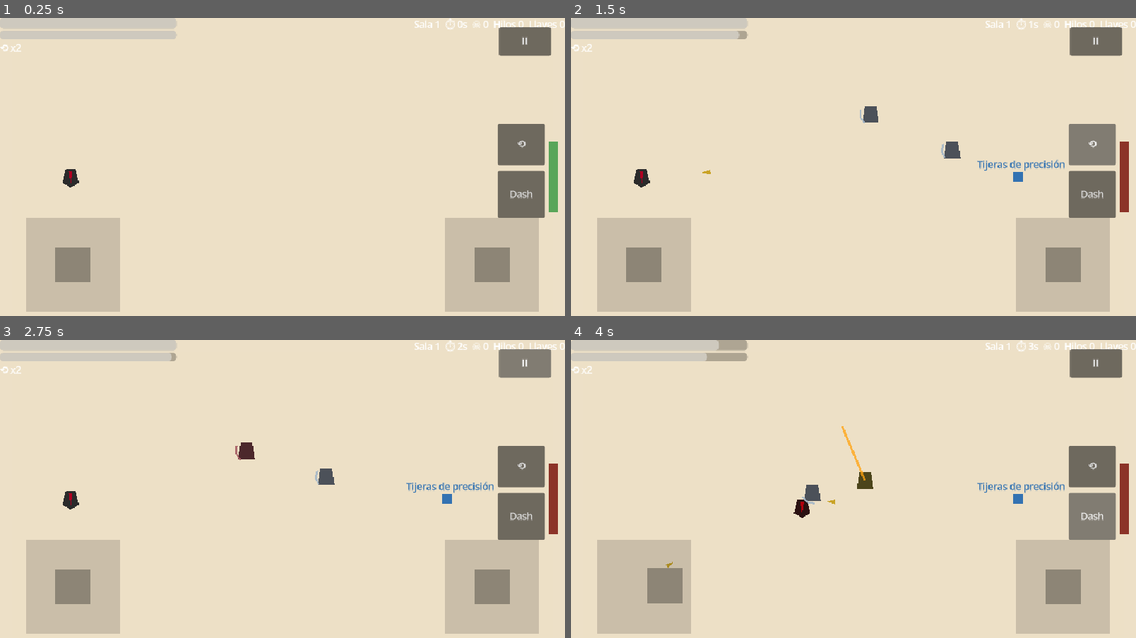
Above: before the commit, frames 1-4 (two rows, left to right).
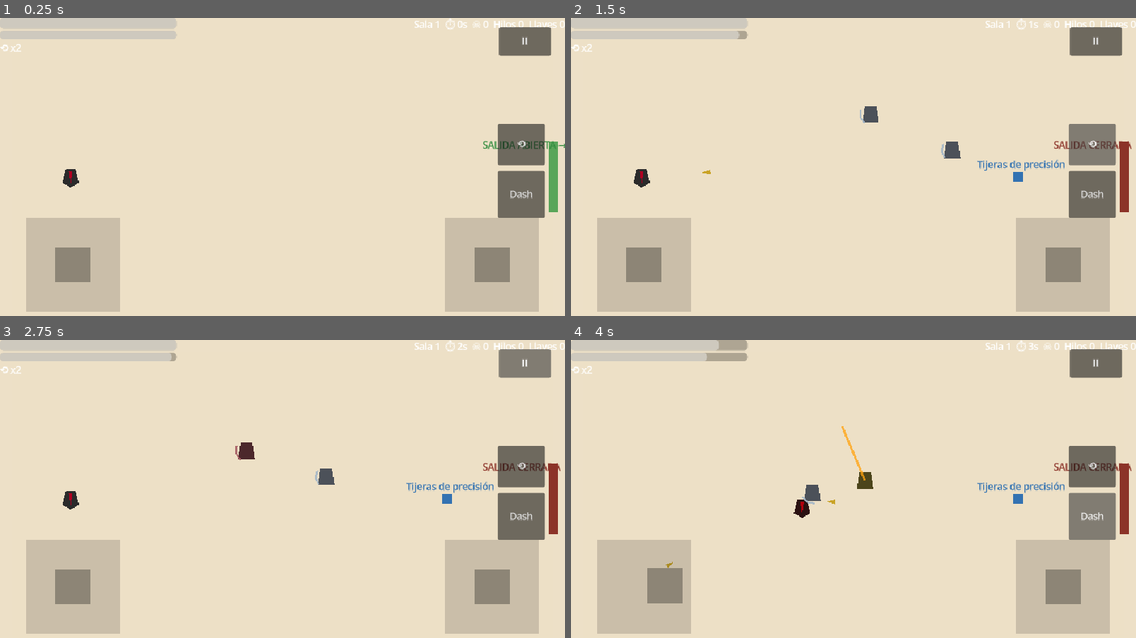
Above: after the commit, the same moments.

Repository: alex0593/Cuerda_y_Tijeras
Game: Godot game, scene res://gameplay/main/game.tscn
The game is run twice, just before and just after one commit, with the same random seed, the same clock (stepped at 60 frames per second) and the same inputs.
Inputs (mouse positions are in pixels of both pictures, inside the frame that each line leads up to):
- Up to frame 1 (0.25 s): no input
- Up to frame 2 (1.5 s): click "Dash" at 0.5 s; click "⟲" at 1.25 s
- Up to frame 3 (2.75 s): click "Ⅱ" at 2 s
- Up to frame 4 (4 s): move the mouse to (977, 483) at 2.77 s; hold D (move_right) 2.78-3.5 s; tap Space (dash) at 2.85 s; click (977, 483) at 2.92 s; drag from (740, 515) to (1102, 497) at 3.52 s

The runs differ from the first frame. In frame 1, 0.2% of the frame differs, in the area x 85-100%, y 41-45%; in frame 2, 0.1%; in frame 3, 0.1%; in frame 4, 0.1%.

Commit message:
H1: show room exit state to player

Diff:
--- a/gameplay/rooms/room.gd
+++ b/gameplay/rooms/room.gd
@@ -15,6 +15,7 @@
 var door_body: StaticBody2D = null
 var door_visual: Polygon2D = null
 var exit_area: Area2D = null
+var exit_hint: Label = null
 var _ready_done := false
 
 func setup(room: Dictionary) -> void:
@@ -119,6 +120,13 @@
 	exit_area.add_child(exit_collision)
 	exit_area.body_entered.connect(_on_exit_body_entered)
 	add_child(exit_area)
+	exit_hint = Label.new()
+	exit_hint.text = "SALIDA CERRADA"
+	exit_hint.position = Vector2(820, 205)
+	exit_hint.size = Vector2(120, 28)
+	exit_hint.horizontal_alignment = HORIZONTAL_ALIGNMENT_CENTER
+	exit_hint.add_theme_color_override("font_color", Color(0.55, 0.20, 0.16))
+	add_child(exit_hint)
 
 func _spawn_player() -> void:
 	var lela := preload("res://gameplay/player/lela.tscn").instantiate()
@@ -159,6 +167,9 @@
 			collision.set_deferred("disabled", true)
 	if is_instance_valid(door_visual):
 		door_visual.color = Color(0.35, 0.65, 0.35)
+	if is_instance_valid(exit_hint):
+		exit_hint.text = "SALIDA ABIERTA →"
+		exit_hint.add_theme_color_override("font_color", Color(0.20, 0.55, 0.25))
 	if is_instance_valid(exit_area):
 		exit_area.monitoring = true
 		var player := get_tree().get_first_node_in_group("player") as Node2D
